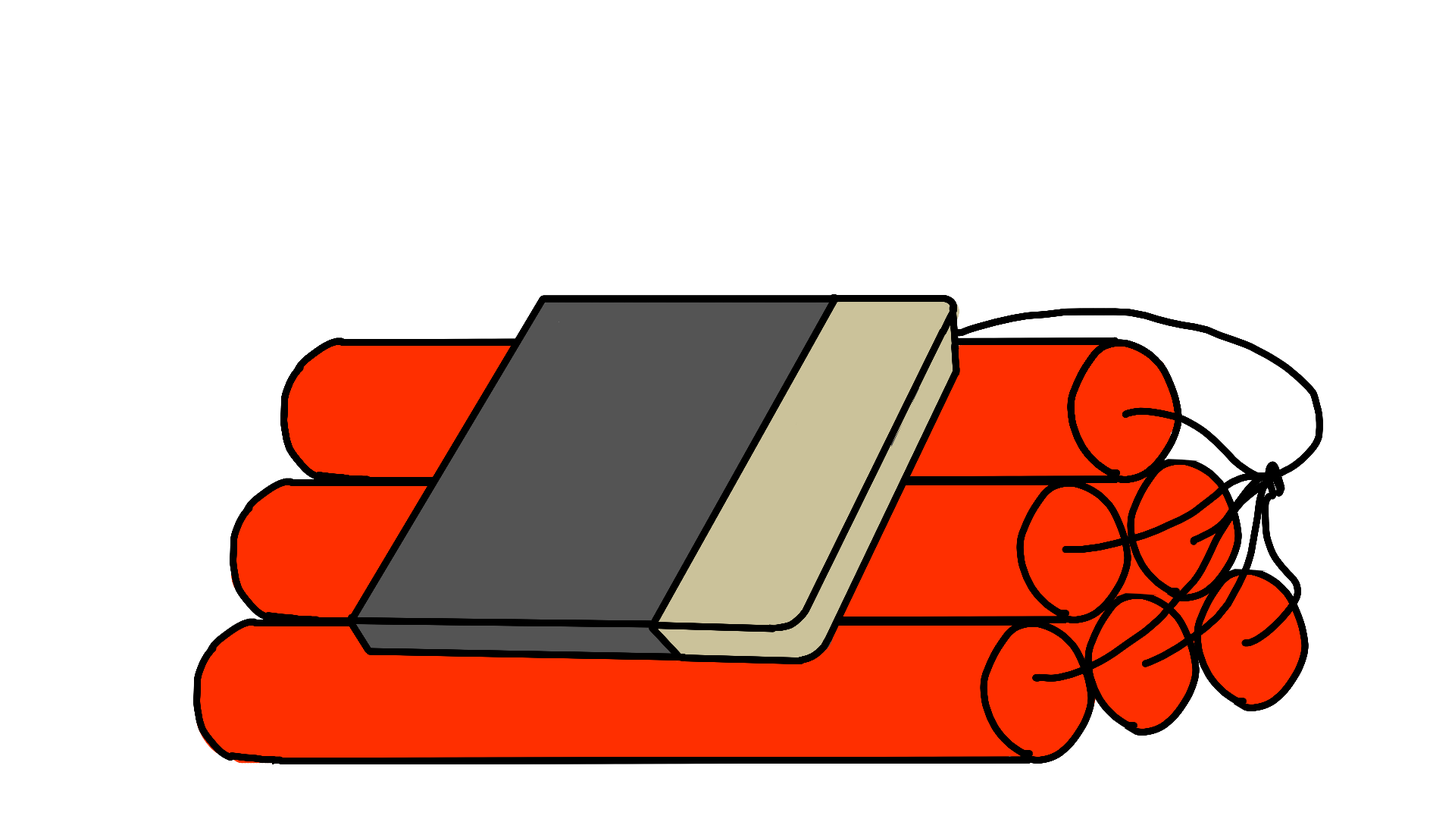
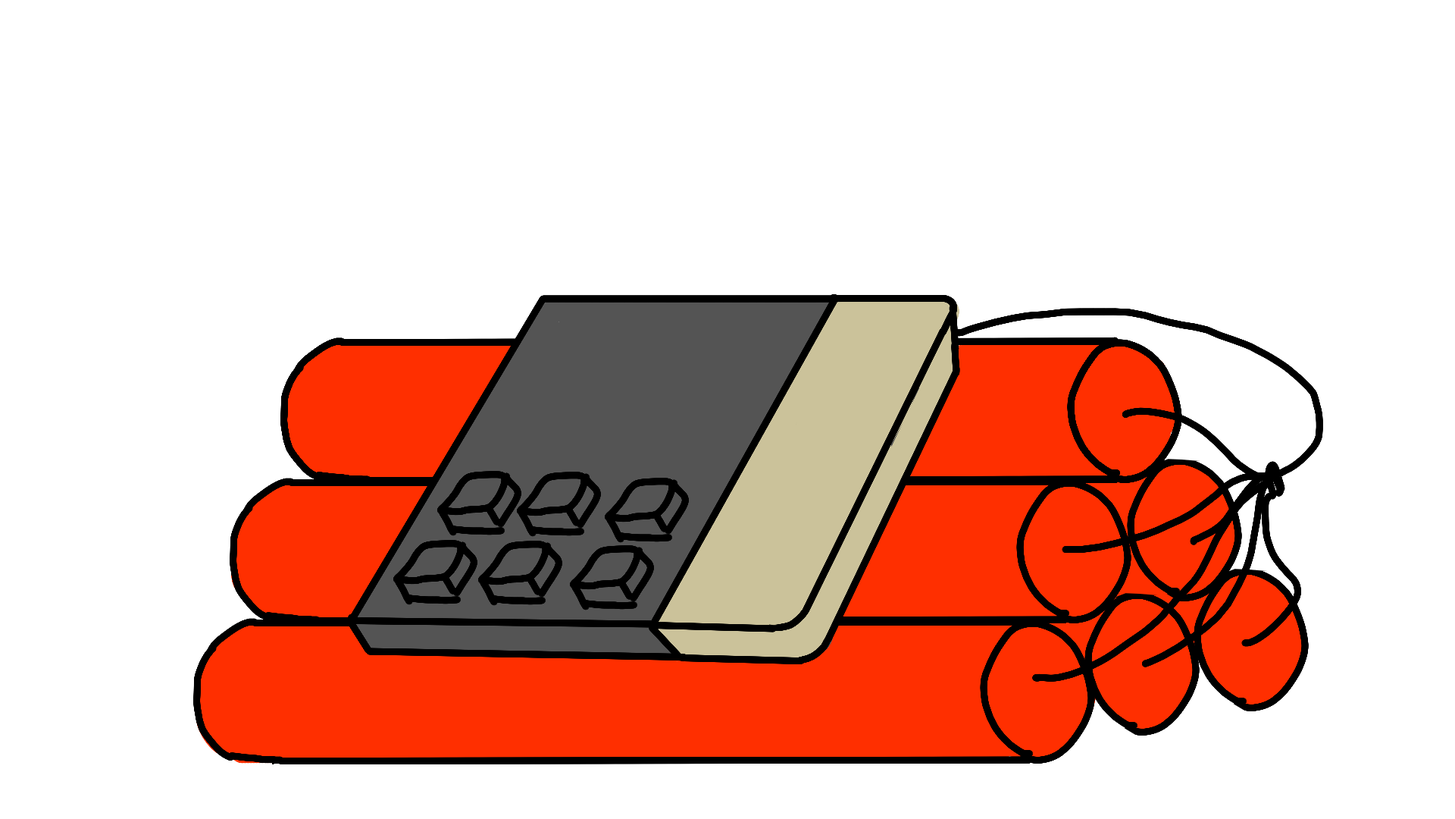
Layers edited between the first and the second 1455×819 image:
showed "Buttons" over [393, 470, 690, 611]
